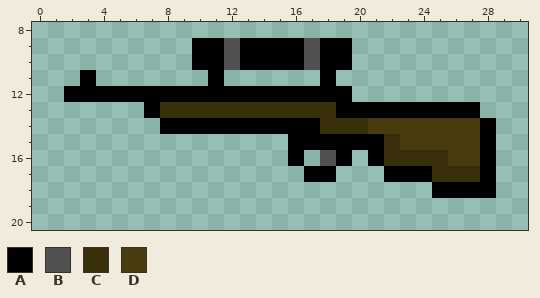
One commit to this pixel-art sprite: data/gfx/tiles/equipment/22huntingrifle.png. That is the earlier state.
The file is 32x32 pixels. Colours within 5 levels of each other are drawn and written as one. Shown: x 0..30, y 8..20.
Palette (. is transparent): A #000000  B #515151  C #392f0b  D #483b0e
Now the later version:
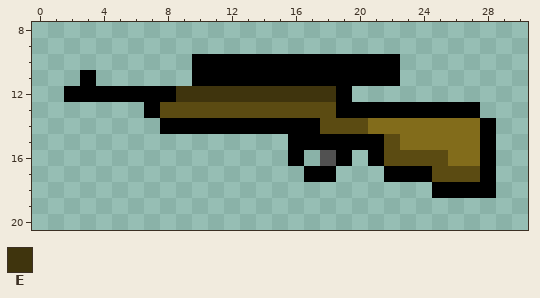
Colours new in this view: E #3f340d
Diff:
@@ palette @@
-C #392f0b
+C #5b4b12
-D #483b0e
+D #826c1b
@@ x 7..24 @@
  8 ..................
- 9 ...AABAAAABAA.....
-10 ...AABAAAABAA.....
-11 ....A......A......
-12 AAAAAAAAAAAAA.....
+ 9 ..................
+10 ...AAAAAAAAAAAAA..
+11 ...AAAAAAAAAAAAA..
+12 AAEEEEEEEEEEA.....
 13 ACCCCCCCCCCCAAAAAA
